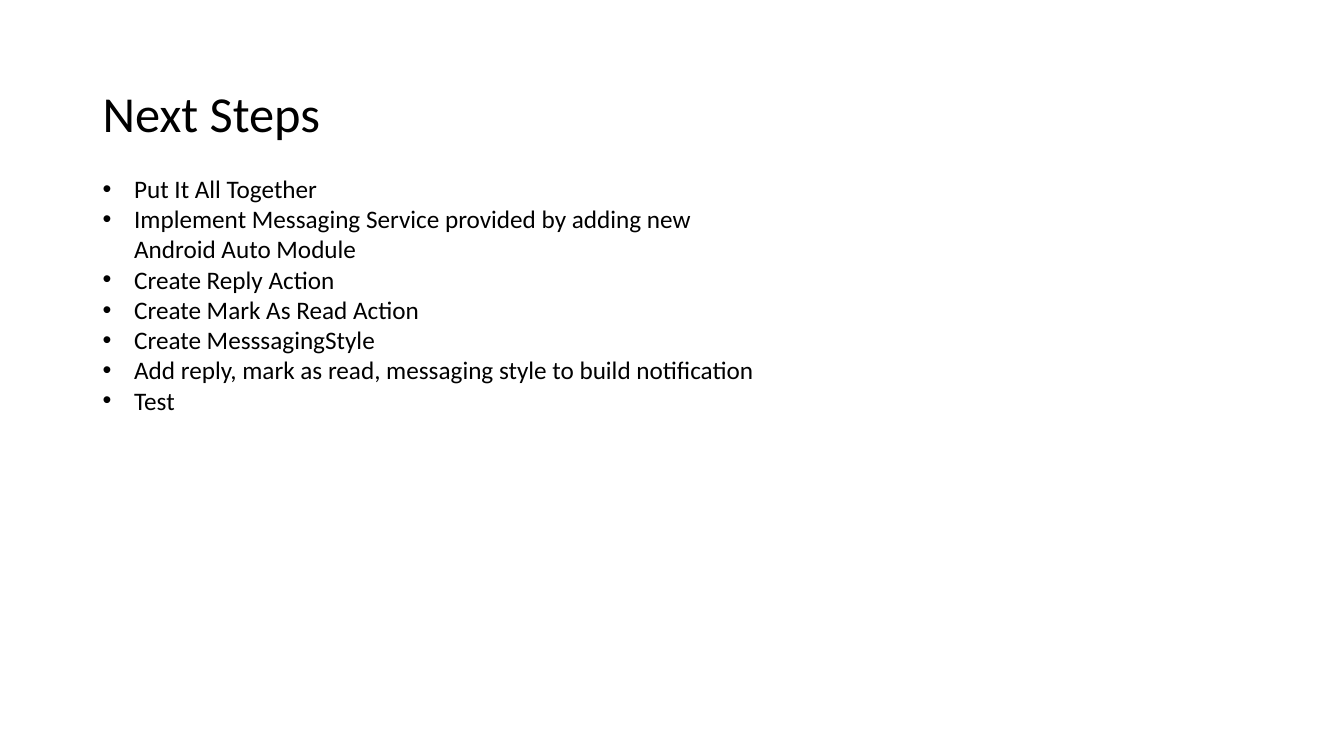
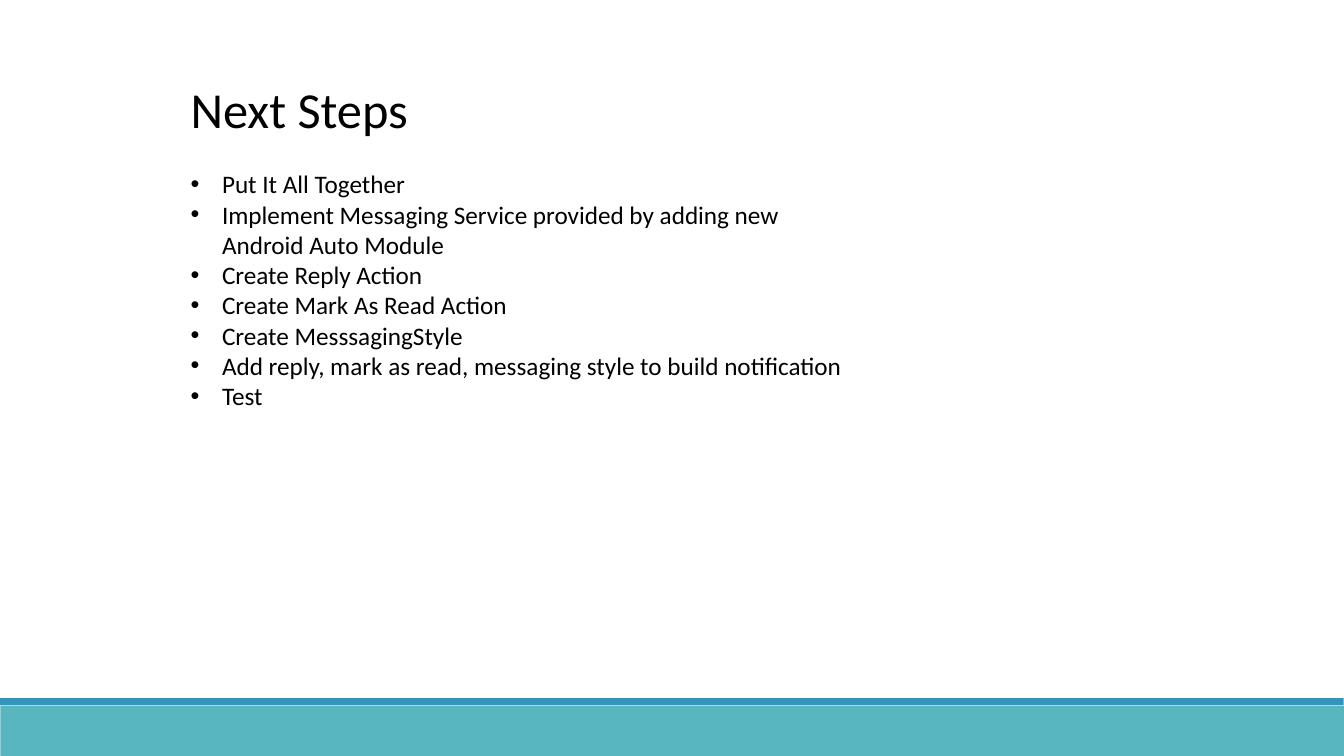
Before and after one commit to AA323/android-auto-testing, a slide deck: slide 6 of Presentation/Android Auto Message App.pptx. Drawn at 1344x756 pixels with LibreOffice and Linux fonts; fonts in the diff are those of the drawing. Boxes give left, top, right and bottom in pixels: in the first picture for what was removed or moved away, otherwise in the second. Text is boxed around its words. In the diff, an @@ line names an element or a change of style, - is before the commit and + after.

```diff
--- a/Presentation/Android Auto Message App.pptx
+++ b/Presentation/Android Auto Message App.pptx
@@ text "Next Steps": place and size @@
-text "Next Steps" at (103, 99, 753, 411)
+text "Next Steps" at (191, 95, 841, 406)
@@ rectangle added at (0, 706, 1344, 756), fill #58B6C0 @@
@@ rectangle added at (0, 699, 1344, 706), fill #3494BA @@
```
Also in this commit, not shown: 5 other slides changed, 3 other files.
